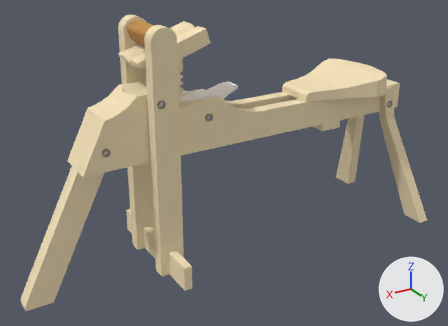
One commit to the OBJ model viewer/scene.obj: the scene before it, then after it.
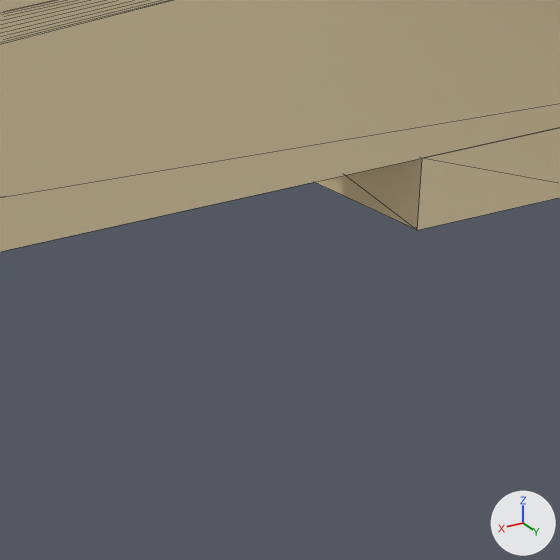
The first picture shows the older version from a 50 mm lens placed at (66.1, 71.4, 43.1), pointed at (29.2, 9.9, 12.3). The close-ups show the older and then the newer version on the part from 63% to 75% of the width and 33% to 50% of the height of that picture. Only the edits that show in the close-ups are written down. Arrows for +X, +Y and +Z are at lower right; the lights stay in place. The close-ups show mesh edges as thin lines. Where no turn or scale is listed for an object, it has been applied to the vertices.

The first close-up shows 'Body_Bench', 'Seat_Seat_Block'.
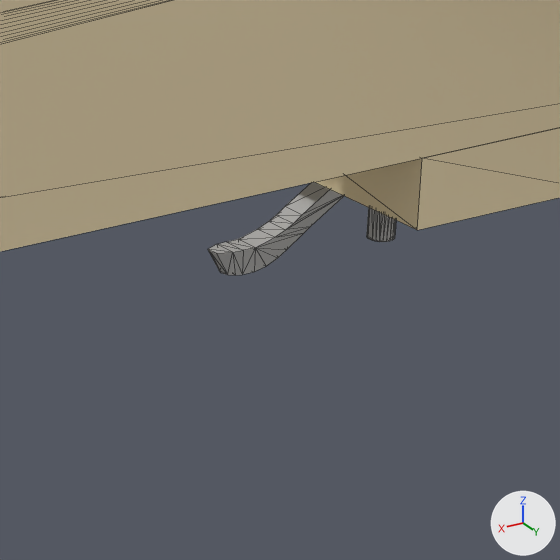
What differs and where, as boxes [x1, y1, x2, y2] in the close-ups (560 x 560 px):
'Seat_Seat_Handle_1', added: after [208, 182, 396, 275]

The change, as a list of edits to the scene's bpy script:
```text
Add me_seat_seat_handle_1:
    me_seat_seat_handle_1.from_pydata(...)  # 143 vertices, 262 faces; spans x 13.09..16.58, y 8.63..9.75, z 13.3..14.53
    me_seat_seat_handle_1.materials.append(mat_id61)  # grey #bcbcbc
Add ob_seat_seat_handle_1:
    ob_seat_seat_handle_1 = bpy.data.objects.new('Seat_Seat_Handle_1', me_seat_seat_handle_1)
    ob_seat_seat_handle_1.location = (0.0, 0.0, 0.0)
```
